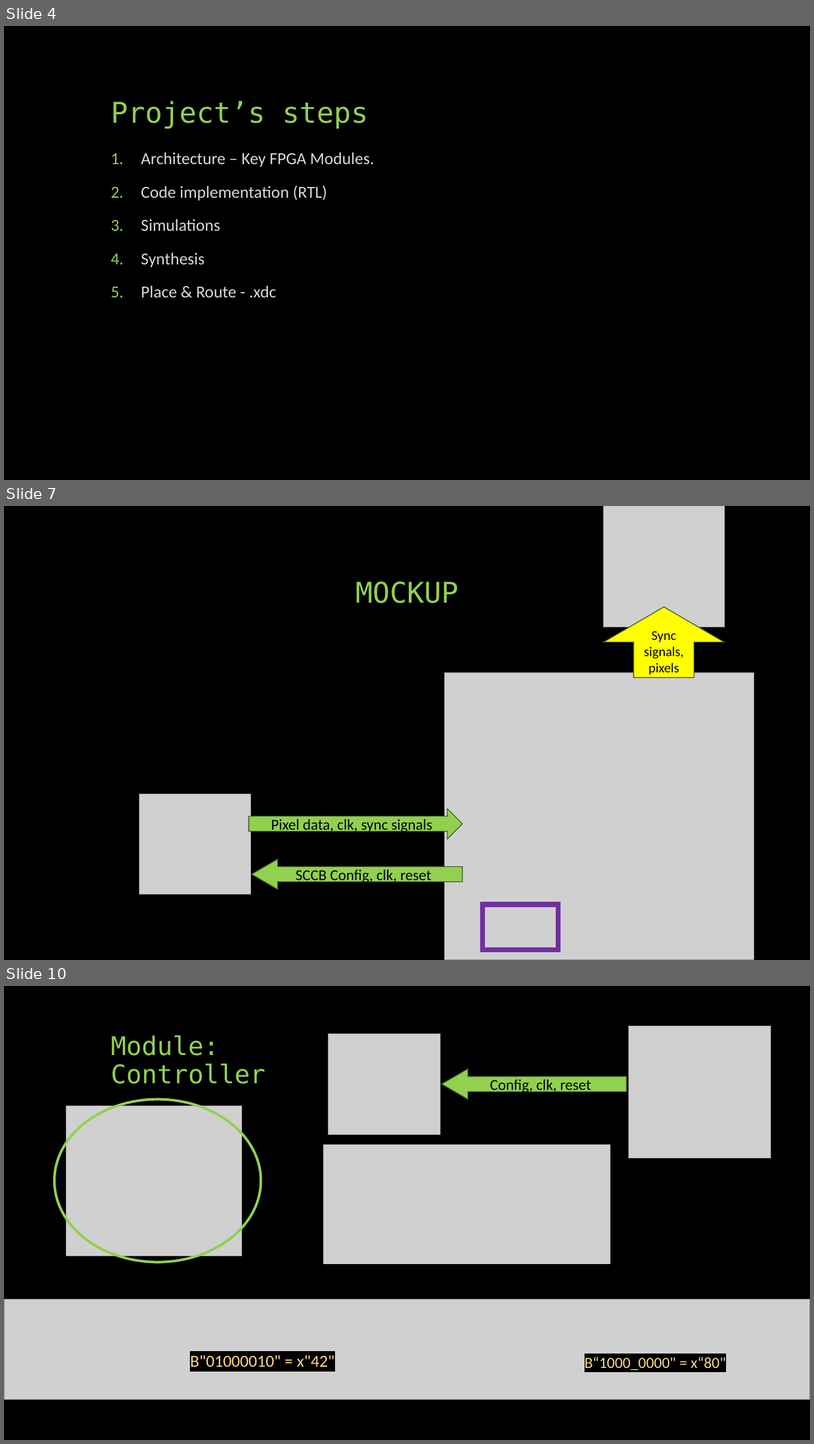
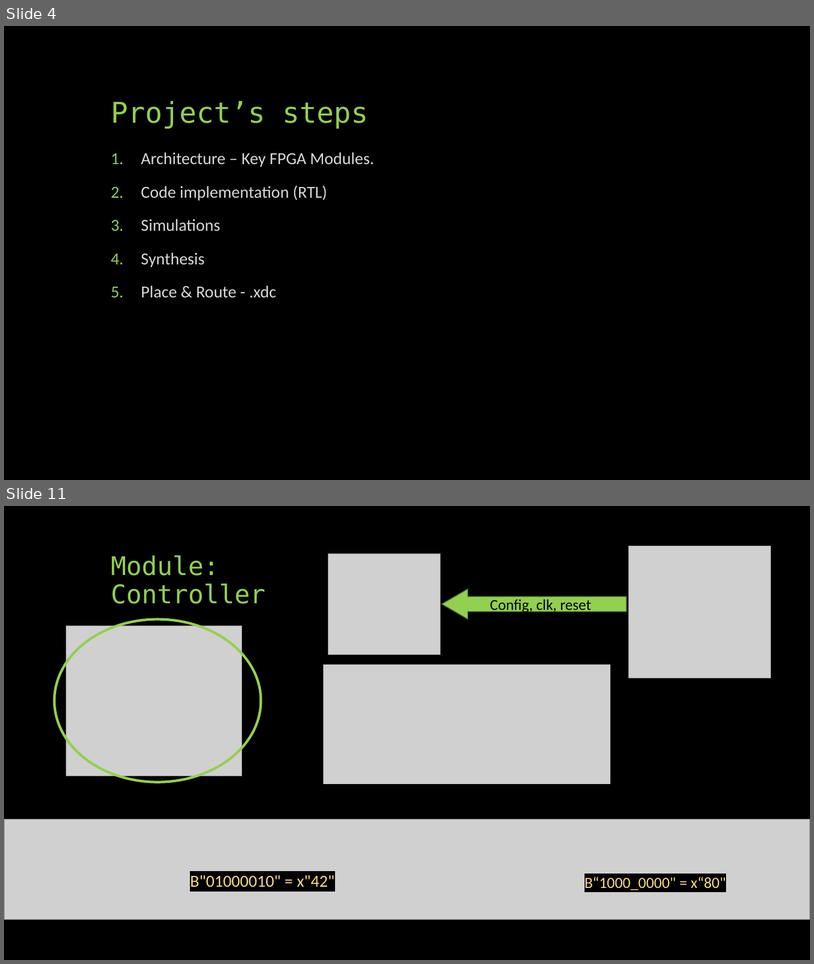
Before and after one commit to idowein/FPGA-image-interpolator, a slide deck: datasheets/Digital Zoom presentation.pptx. Shown one above the other, each under a label of ours: slides 4, 7 and 10 before the commit, slides 4 and 11 after it; the slides between them are not shown. The pictures are 814x1444 and 814x964 pixels, drawn with LibreOffice and Linux fonts; fonts in the diff are those of the drawing; grey boxes stand for pictures. Boxes give left, top, right and bottom in pixels: in the first picture for what was removed or moved away, otherwise in the second. Text is boxed around its words. In the diff, an @@ line names an element or a change of style, - is before the commit and + after.

```diff
--- a/datasheets/Digital Zoom presentation.pptx
+++ b/datasheets/Digital Zoom presentation.pptx
@@ slide 7 removed at bbox=[4, 506, 810, 960], background #000000 @@
@@ picture removed at bbox=[604, 506, 725, 627] @@
@@ title removed at bbox=[356, 581, 459, 603] @@
-MOCKUP
@@ up arrow removed at bbox=[604, 607, 725, 678] @@
-Sync signals, pixels
@@ picture removed at bbox=[445, 672, 755, 960] @@
@@ picture removed at bbox=[140, 794, 251, 894] @@
@@ right arrow removed at bbox=[249, 808, 462, 839] @@
-Pixel data, clk, sync signals
@@ right arrow removed at bbox=[251, 859, 462, 889] @@
-SCCB Config, clk, reset
@@ rectangle removed at bbox=[483, 904, 559, 949] @@
@@ what was slide 10 is now slide 11 @@
```
Also in this commit, not shown: 6 slides changed, 3 slides added, 1 other slide removed.
